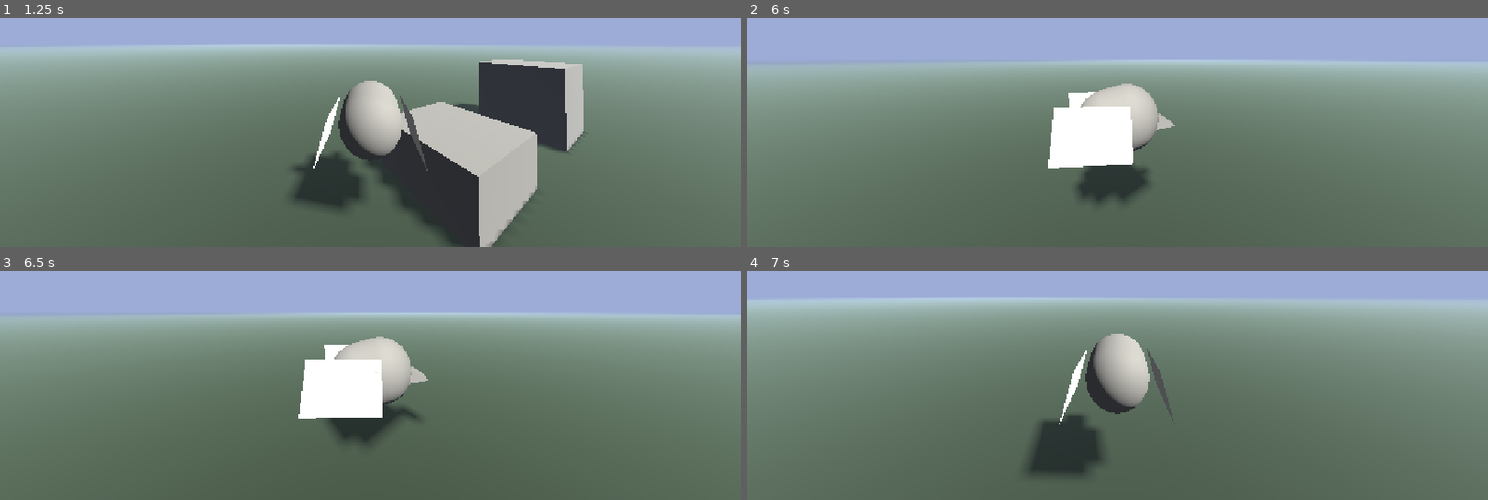
Above: before the commit, frames 1-4 (two rows, left to right).
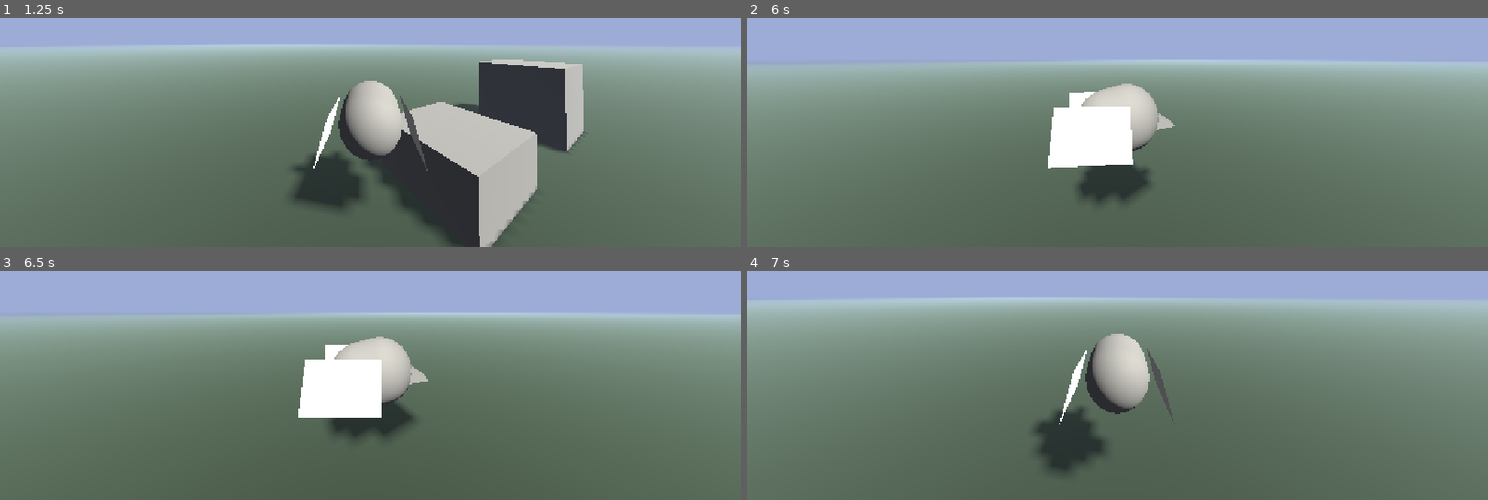
Above: after the commit, the same moments.

Repository: Su-Nes/bird-game
Game: Godot game, scene res://World/World.tscn
The game is run twice, just before and just after one commit, with the same random seed, the same clock (stepped at 60 frames per second) and the same inputs.
Inputs (mouse positions are in pixels of both pictures, inside the frame that each line leads up to):
- Up to frame 1 (1.25 s): move the mouse to (407, 38) at 0.52 s; hold W (forward) from 0.53 s (still down); tap Space (jump) at 0.77 s
- Up to frame 2 (6 s): move the mouse to (1080, 40) at 1.27 s; tap Space (jump) at 1.52, 3.02, 3.77, 4.52, 5.75 s; move the mouse to (1132, 31) at 2.02 s; move the mouse to (1110, 45) at 2.77 s; tap Enter at 3.5 s; move the mouse to (1169, 43) at 3.52 s; move the mouse to (1058, 34) at 4.27 s; move the mouse to (1124, 38) at 5.02 s; move the mouse to (1087, 31) at 5.77 s; release W (forward) at 5.78 s; hold D (right) from 5.78 s (still down)
- Up to frame 3 (6.5 s): keep holding D (right); tap Space (jump) at 6.02 s
- Up to frame 4 (7 s): move the mouse to (1154, 291) at 6.52 s; release D (right) at 6.53 s; hold W (forward) from 6.53 s (still down); tap Space (jump) at 6.77 s

Frame 1 is identical in both runs. In frame 2, less than 0.1% of the frame differs, in the area x 40-58%, y 32-66%; in frame 3, 0.3%; in frame 4, 0.6%, in the area x 37-53%, y 31-90%.

Commit message:
Camera smoothly follows glide velocity vector.

Diff:
--- a/Player/PlayerController.tscn
+++ b/Player/PlayerController.tscn
@@ -115,10 +115,10 @@
 script = ExtResource("10_nwc8f")
 WING_STATES = NodePath("../../Mesh/Wings/WingStateMachine")
 GRAVITY_MOD = 0.1
-GLIDE_SPEED = 8.0
+GLIDE_SPEED = 5.0
 GLIDE_INERTIA = 1.0
 CAMERA_MOVEMENT = NodePath("../../CameraPivotY/CameraPivotX")
-CAMERA_FOLLOW_STRENGTH = 1.0
+CAMERA_FOLLOW_STRENGTH = 3.0
 metadata/_custom_type_script = "uid://28op0aiob2fe"
 
 [node name="CameraPivotY" type="Node3D" parent="." unique_id=545498020]
--- a/Player/Scripting/CameraRotation.gd
+++ b/Player/Scripting/CameraRotation.gd
@@ -8,6 +8,8 @@
 @export var MOUSE_SENS = 0.5
 @export var STICK_SENS = 0.05
 @export var LOOK_AHEAD_SMOOTHING = .04
+@export var DURATION_LOOK_DISABLED_ON_MOUSE_MOVE = .75
+var disable_look_timer = 0
 
 
 func _ready():
@@ -19,9 +21,14 @@
 		pivot.rotate_y(deg_to_rad(-event.relative.x * MOUSE_SENS))
 		rotate_x(deg_to_rad(-event.relative.y * MOUSE_SENS))
 
+		disable_look_timer = DURATION_LOOK_DISABLED_ON_MOUSE_MOVE
+
 func _process(delta: float) -> void:
 	# Stick look
 	var look_movement = Input.get_vector("lookLeft", "lookRight", "lookDown", "lookUp") * delta
+
+	if look_movement.length() > 0:
+		disable_look_timer = DURATION_LOOK_DISABLED_ON_MOUSE_MOVE
 
 	pivot.rotate_y(deg_to_rad(-look_movement.x * STICK_SENS))
 	rotate_x(deg_to_rad(look_movement.y * STICK_SENS))
@@ -32,10 +39,17 @@
 
 	rotation.x = clampf(rotation.x, deg_to_rad(-85), deg_to_rad(55))
 
+	# timer for camera look when moving ze camera
+	if disable_look_timer > 0:
+		disable_look_timer -= delta
+
 
 var previous_value : float
 var look_mod = .5
 func look_towards_y(value: float, strength: float):
+	if disable_look_timer > 0:
+		return
+
 	if value == previous_value:
 		look_mod = lerp(look_mod, value, LOOK_AHEAD_SMOOTHING)
 	else:
@@ -43,3 +57,16 @@
 		previous_value = value
 
 	pivot.rotation.y += -value * strength * abs(look_mod)
+
+func look_towards_vector(direction: Vector3, strength):
+	if disable_look_timer > 0:
+		return
+
+	var look_pos = global_position + direction * 99
+
+	var start_rot = pivot.rotation
+	pivot.transform = pivot.transform.looking_at(look_pos)
+	var end_rot = pivot.rotation
+
+	pivot.rotation.y = lerp_angle(start_rot.y, end_rot.y, strength)
+	rotation.x = lerp_angle(rotation.x, end_rot.x, strength)
--- a/Player/States/GlideState.gd
+++ b/Player/States/GlideState.gd
@@ -21,6 +21,7 @@
 	print("Entered Glide state.")
 
 	WING_STATES.change_state("WingsGliding")
+	CAMERA_MOVEMENT.disable_look_timer = 0
 
 # Get the gravity from the project settings to be synced with RigidBody nodes.
 var gravity = ProjectSettings.get_setting("physics/3d/default_gravity")
@@ -38,7 +39,12 @@
 
 	handle_velocity(delta)
 
-	CAMERA_MOVEMENT.look_towards_y(input_dir.x, CAMERA_FOLLOW_STRENGTH * delta * player_controller.velocity.normalized().length())
+	if input_dir.length() <= 0:
+		CAMERA_MOVEMENT.look_towards_y(input_dir.y, CAMERA_FOLLOW_STRENGTH * delta * player_controller.velocity.normalized().length())
+	else:
+		var look_vector = player_controller.velocity
+		look_vector.y = 0
+		CAMERA_MOVEMENT.look_towards_vector(look_vector, CAMERA_FOLLOW_STRENGTH * delta * player_controller.velocity.normalized().length())
 
 
 func handle_velocity(delta):
